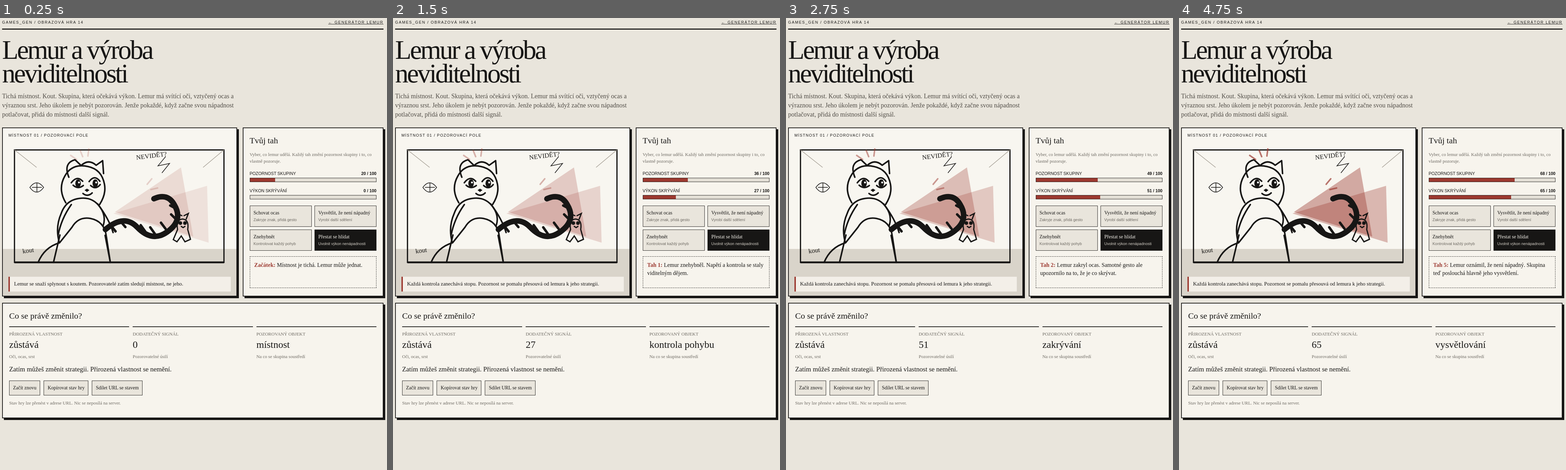
Above: before the commit, frames 1-4 (left to right).
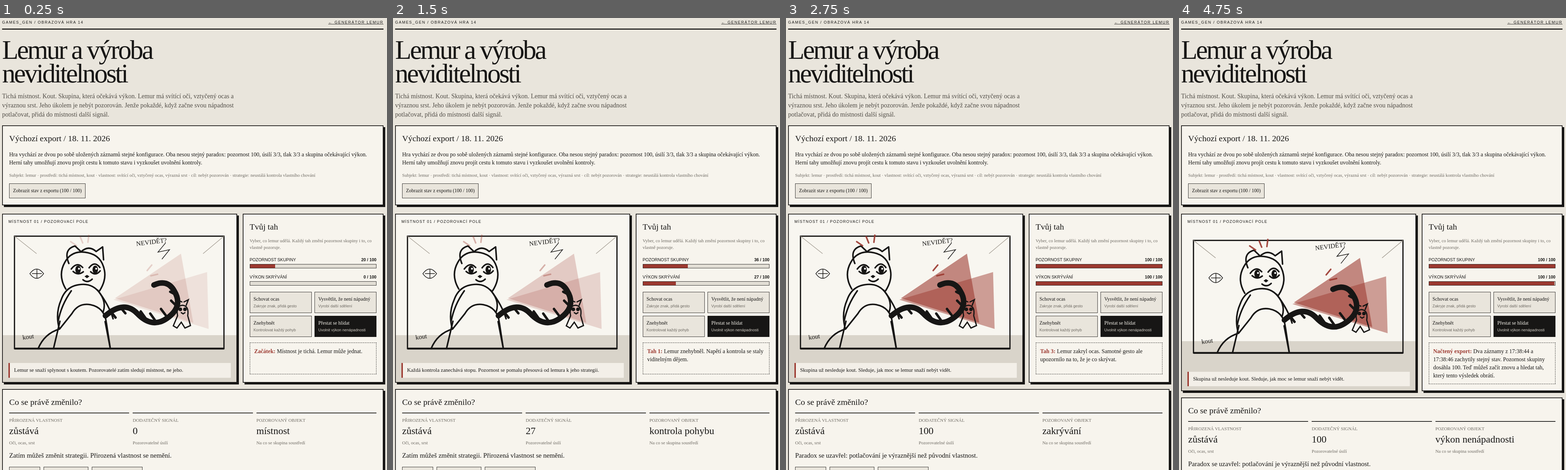
Above: after the commit, the same moments.

Repository: artmisanovak-prog/games_gen
Game: browser game, page doma/lemur/hra.html
Same seed, same stepped clock (60 frames per second), same inputs: the game is played once before the commit and once after it.
Inputs (mouse positions are in pixels of both pictures, inside the frame that each line leads up to):
- Up to frame 1 (0.25 s): no input
- Up to frame 2 (1.5 s): click "Znehybnět Kontrolovat každý p…" at 1.27 s
- Up to frame 3 (2.75 s): click (832, 189) at 1.87 s, where only the run after the commit has a clickable "Zobrazit stav z exportu (100 …"; click (832, 189) at 2.02 s, where only the run after the commit has a clickable "Zobrazit stav z exportu (100 …"; click "Schovat ocas Zakryje znak, př…" at 2.47 s
- Up to frame 4 (4.75 s): click "Vysvětlit, že není nápadný Vy…" at 3.07 s; click "Přestat se hlídat Uvolnit výk…" at 3.67 s; click "Vysvětlit, že není nápadný Vy…" at 4.27 s; click (1225, 189) at 4.52 s, where only the run after the commit has a clickable "Zobrazit stav z exportu (100 …"

The runs differ from the first frame. In frame 1, 21% of the frame differs, in the area x 0-100%, y 23-100%; in frame 2, 23%; in frame 3, 23%; in frame 4, 24%.

Commit message:
Connect Lemur game to exported JSON scenario

Diff:
--- a/doma/lemur/hra.html
+++ b/doma/lemur/hra.html
@@ -6,6 +6,7 @@
 <div class="top"><span>GAMES_GEN / OBRAZOVÁ HRA 14</span><a href="./">← Generátor Lemur</a></div>
 <h1>Lemur a výroba<br>neviditelnosti</h1>
 <p class="intro">Tichá místnost. Kout. Skupina, která očekává výkon. Lemur má svítící oči, vztyčený ocas a výraznou srst. Jeho úkolem je nebýt pozorován. Jenže pokaždé, když začne svou nápadnost potlačovat, přidá do místnosti další signál.</p>
+<section class="log" style="margin-top:18px"><h2>Výchozí export / 18. 11. 2026</h2><p>Hra vychází ze dvou po sobě uložených záznamů stejné konfigurace. Oba nesou stejný paradox: pozornost 100, úsilí 3/3, tlak 3/3 a skupina očekávající výkon. Herní tahy umožňují znovu projít cestu k tomuto stavu i vyzkoušet uvolnění kontroly.</p><p class="muted">Subjekt: lemur · prostředí: tichá místnost, kout · vlastnost: svítící oči, vztyčený ocas, výrazná srst · cíl: nebýt pozorován · strategie: neustálá kontrola vlastního chování</p><button id="loadExport" style="min-height:0">Zobrazit stav z exportu (100 / 100)</button></section>
 <div class="layout">
 <section class="scene" aria-label="Ilustrovaná herní místnost">
 <div class="scenehead">Místnost 01 / pozorovací pole</div>
@@ -70,6 +71,7 @@
 const m=moves[kind];if(!m)return;state.turns++;state.attention=clamp(state.attention+m.a);state.effort=clamp(state.effo …(225 unchanged characters)…
 }
 document.querySelectorAll("[data-action]").forEach(b=>b.addEventListener("click",()=>act(b.dataset.action)));
+$("loadExport").addEventListener("click",()=>{state={...initial,attention:100,effort:100,turns:2,focus:"výkon nenápadnosti",released:false,history:[{turn:1,action:"export",attention:100,effort:100},{turn:2,action:"export",attention:100,effort:100}]};$("feedback").innerHTML="<b>Načtený export:</b> Dva záznamy z 17:38:44 a 17:38:46 zachytily stejný stav. Pozornost skupiny dosáhla 100. Teď můžeš začít znovu a hledat tah, který tento výsledek obrátí.";draw()});
 function encode(){return btoa(unescape(encodeURIComponent(JSON.stringify(state)))).replace(/\+/g,"-").replace(/\//g,"_").replace(/=+$/,"")}
 function decode(s){try{return JSON.parse(decodeURIComponent(escape(atob(s.replace(/-/g,"+").replace(/_/g,"/")))))}catch(e){return null}}
 function shareUrl(){const u=new URL(location.href);u.hash="stav="+encode();return u.toString()}
